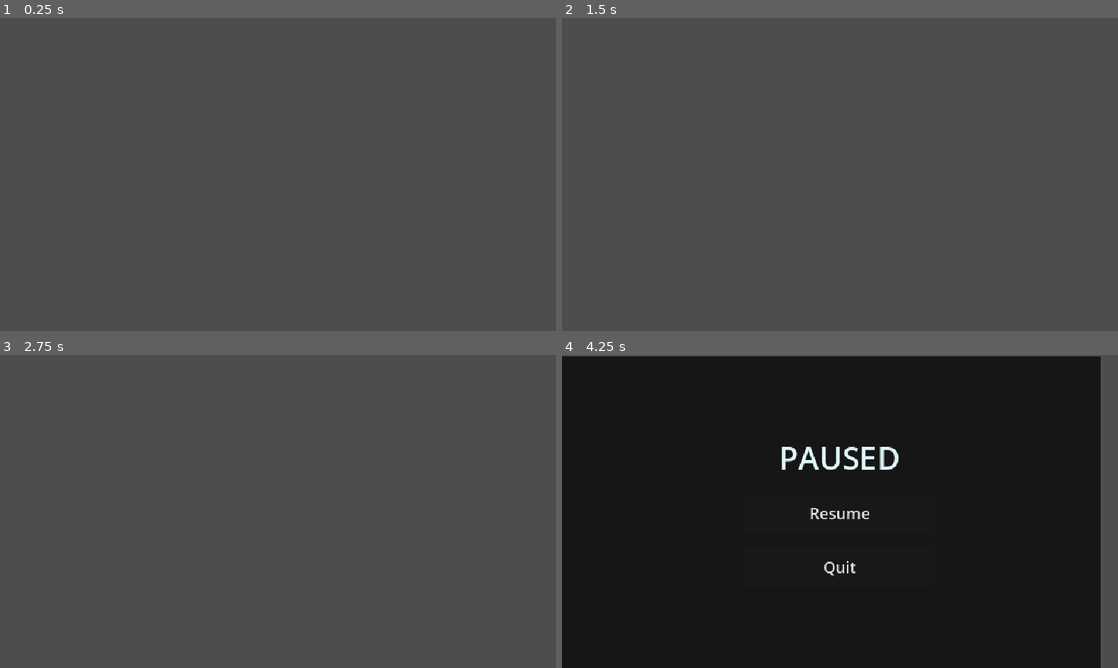
Above: before the commit, frames 1-4 (two rows, left to right).
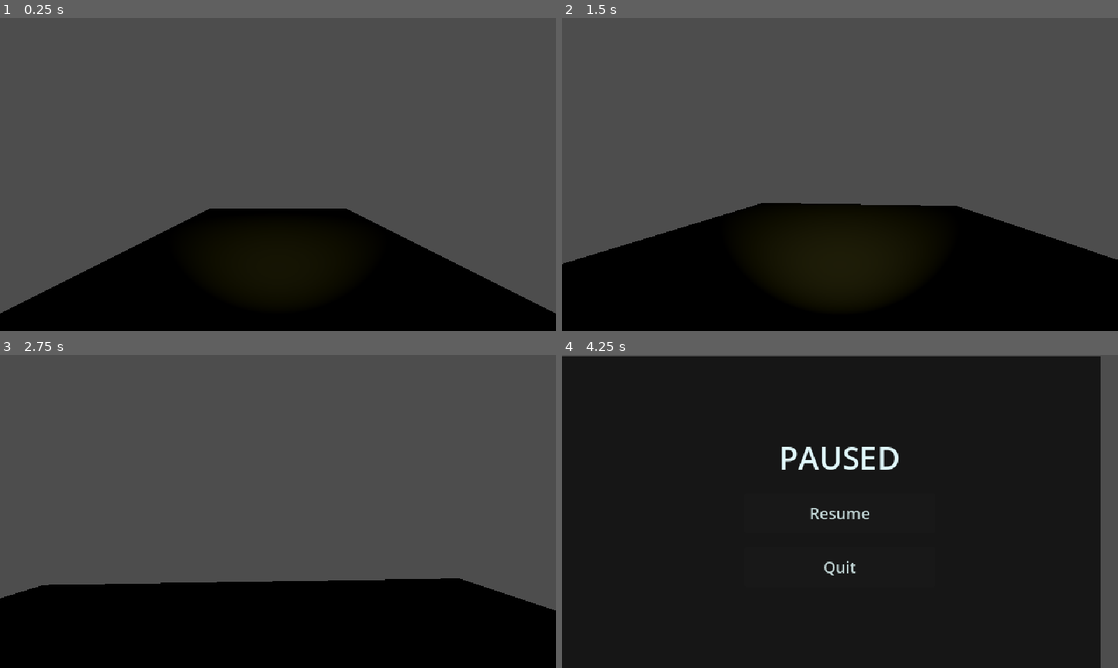
Above: after the commit, the same moments.

Repository: afanmubashir22/Abyss-Bunker
Game: Godot game, scene res://World.tscn
Two runs of this game, one before a commit and one after it. Both use one fixed random seed, a clock stepped at 60 frames per second and the inputs below. The project has no main scene, so this scene is started directly.
Inputs (mouse positions are in pixels of both pictures, inside the frame that each line leads up to):
- Up to frame 1 (0.25 s): no input
- Up to frame 2 (1.5 s): tap Enter at 0.5 s; move the mouse to (867, 174) at 0.52 s; hold Up from 0.53 s (still down); tap Alt at 0.6 s; click (867, 174) at 0.67 s; move the mouse to (812, 174) at 1.27 s; tap Shift at 1.35 s
- Up to frame 3 (2.75 s): keep holding Up; move the mouse to (289, 505) at 2.02 s; tap F at 2.1 s
- Up to frame 4 (4.25 s): keep holding Up; move the mouse to (834, 517) at 2.77 s; tap Alt at 2.85 s; click (834, 517) at 2.92 s; move the mouse to (878, 514) at 3.52 s; hold Shift from 3.53 s (still down); tap Escape at 4.15 s

The runs differ from the first frame. In frame 1, 26% of the frame differs, in the area x 0-100%, y 60-100%; in frame 2, 34%, in the area x 0-100%, y 59-100%; in frame 3, 27%; in frame 4, 0.1%.

Commit message:
i am currentlyn working on kiler drones that will kill me in the game

Diff:
--- a/PauseMenu.tscn
+++ b/PauseMenu.tscn
@@ -44,6 +44,7 @@
 [node name="ResumeButton" type="Button" parent="VBoxContainer" unique_id=1674161712]
 custom_minimum_size = Vector2(220, 46)
 layout_mode = 2
+theme_override_colors/font_color = Color(0.7529412, 0.83137256, 0.83137256, 1)
 theme_override_font_sizes/font_size = 18
 theme_override_styles/normal_mirrored = SubResource("StyleBoxFlat_nov15")
 text = "Resume"
@@ -51,5 +52,6 @@
 [node name="QuitButton" type="Button" parent="VBoxContainer" unique_id=692536184]
 custom_minimum_size = Vector2(220, 46)
 layout_mode = 2
+theme_override_colors/font_color = Color(0.7529412, 0.83137256, 0.83137256, 1)
 theme_override_font_sizes/font_size = 18
 text = "Quit"
--- a/World.tscn
+++ b/World.tscn
@@ -6,4 +6,9 @@
 
 [node name="BunkerMap" type="Node3D" parent="." unique_id=925649601]
 
+[node name="CSGBox3D" type="CSGBox3D" parent="BunkerMap" unique_id=1598540563]
+use_collision = true
+size = Vector3(10, 1, 30)
+
 [node name="Player" parent="." unique_id=2134804852 instance=ExtResource("1_c6gwx")]
+transform = Transform3D(1, 0, 0, 0, 1, 0, 0, 0, 1, 0, 2, 0)
--- /dev/null
+++ b/lumen_drone.gd
@@ -0,0 +1,52 @@
+extends CharacterBody3D
+@export var petrol_spee: float = 2.0
+@export var chase_speed: float = 5.5
+@export var vision_range: float = 14.0
+@export var close_detection_range: float = 2.5
+@onready var vision_ray: RayCast3D = $VisionRay
+@onready var eye_mesh: MeshInstance3D = $EyeMesh
+@onready var eye_light: 	SpotLight3D = $EyeLight
+var player: CharacterBody3D = null
+var is_chasing: bool = false
+var lost_timer: float = 0.0
+const COLOR_CALM: Color = Color(1.0, 0.72, 0.0) #Yellow
+const COLOR_ALERT: Color = Color(1.0, 0.05, 0.0)
+func _ready() -> void:
+		add_to_group("enemies")
+		player = get_tree().get_first_node_in_group("player")
+		set_eye_color(COLOR_CALM)
+func _physics_process(delta: float)
+		if not is_instance_valid(player):
+				return
+		var dist_to_player := global_position.distance_to(player.global_position)
+		var can_see_player := check_line_of_sight()
+		var player_light_on: bool = false
+		if player.get("flashlight") and player.flashlight is SpotLight3D:
+				player_light_on = player.flashlight.visible
+		var spotted := can_see_player and ((dist_to_player <= vision_range and player_light_on) or (dist_to_player <= close_detection_range))
+		if spotted:
+				is_chasing == true
+				lost_timer =2.0
+				set_eye_color(COLOR_ALERT)
+		else:
+				if is_chasing:
+						lost_timer -= delta
+						if lost_timer <= 0.0:
+								is_chasing = false
+								set_eye_color(COLOR_CALM)
+		if is_chasing:
+				var look_target := Vector3(player.global_position.x, global_position.y player.global_position.z)
+				look_at(look_target, Vector3.UP)
+				var move_dir := (player.global_position - global_position).normailized()
+				move_dir.y = 0.0
+				velocity = move_dir * chase_speed
+				if dist_to_player < 1.3:
+						print("Caught by the Lumen Drone! Restarting...")
+						get_tree().reload_current_scene()
+		else:
+				velocity = velocity.move_toward(Vector3.ZERO, petrol_speed * delta)
+		move_and_slide()
+func check_line_of_sight() -> bool:
+		vision_ray.global_position = global_position
+		var target_pos := player.global_position + Vector3(0, 1.0, 0)
+		vision_ray.target_position = vision_ray.get_collider()
--- /dev/null
+++ b/lumen_drone.tscn
@@ -0,0 +1,50 @@
+[gd_scene format=3 uid="uid://5rek8m7ntvws"]
+
+[ext_resource type="Script" uid="uid://3ug84kyshgrf" path="res://lumen_drone.gd" id="1_opow3"]
+
+[sub_resource type="SphereShape3D" id="SphereShape3D_k5j8d"]
+radius = 0.6
+
+[sub_resource type="StandardMaterial3D" id="StandardMaterial3D_i0y58"]
+albedo_color = Color(0.101960786, 0.11372549, 0.14117648, 1)
+metallic = 0.8
+roughness = 0.4
+
+[sub_resource type="SphereMesh" id="SphereMesh_4uiri"]
+material = SubResource("StandardMaterial3D_i0y58")
+
+[sub_resource type="StandardMaterial3D" id="StandardMaterial3D_pgxbf"]
+emission_enabled = true
+emission = Color(1, 0.7176471, 0, 1)
+emission_energy_multiplier = 3.0
+
+[sub_resource type="SphereMesh" id="SphereMesh_w746k"]
+material = SubResource("StandardMaterial3D_pgxbf")
+radius = 0.18
+height = 0.36
+
+[node name="LumenDrone" type="CharacterBody3D" unique_id=1960809441]
+script = ExtResource("1_opow3")
+petrol_spee = null
+chase_speed = null
+vision_range = null
+close_detection_range = null
+
+[node name="CollisionShape3D" type="CollisionShape3D" parent="." unique_id=162144553]
+shape = SubResource("SphereShape3D_k5j8d")
+
+[node name="BodyMesh" type="MeshInstance3D" parent="." unique_id=641844869]
+mesh = SubResource("SphereMesh_4uiri")
+
+[node name="EyeMesh" type="MeshInstance3D" parent="." unique_id=562415857]
+transform = Transform3D(1, 0, 0, 0, 1, 0, 0, 0, 1, 0, 0, -0.45)
+mesh = SubResource("SphereMesh_w746k")
+
+[node name="EyeLight" type="SpotLight3D" parent="." unique_id=1602336604]
+transform = Transform3D(1, 0, 0, 0, 1, 0, 0, 0, 1, 0, 0, -0.5)
+light_color = Color(1, 0.7176471, 0, 1)
+spot_range = 10.0
+spot_angle = 40.0
+
+[node name="VisionRay" type="RayCast3D" parent="." unique_id=876369542]
+target_position = Vector3(0, 0, -1)
Not shown, added: lumen_drone.gd.uid
